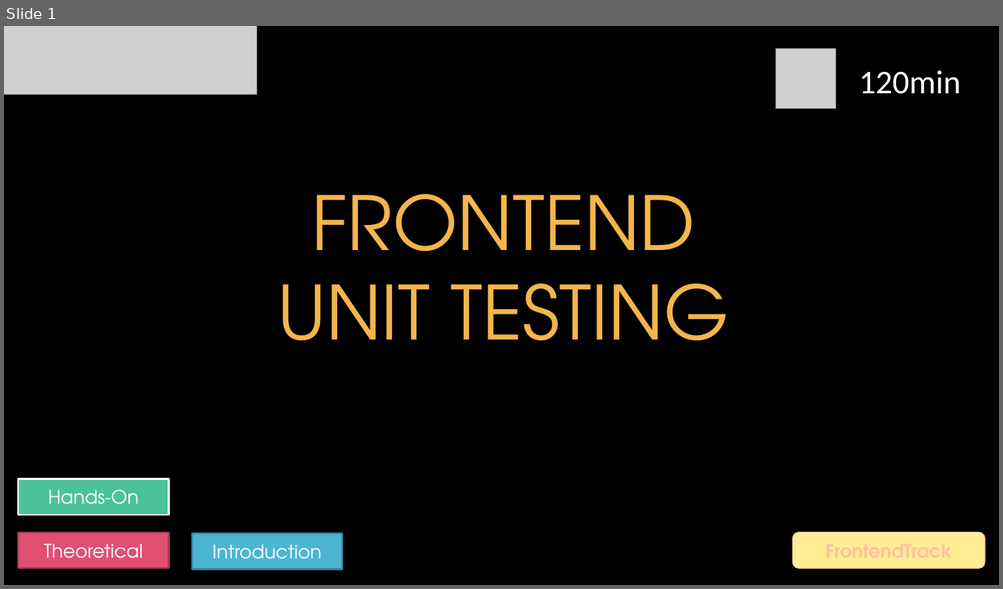
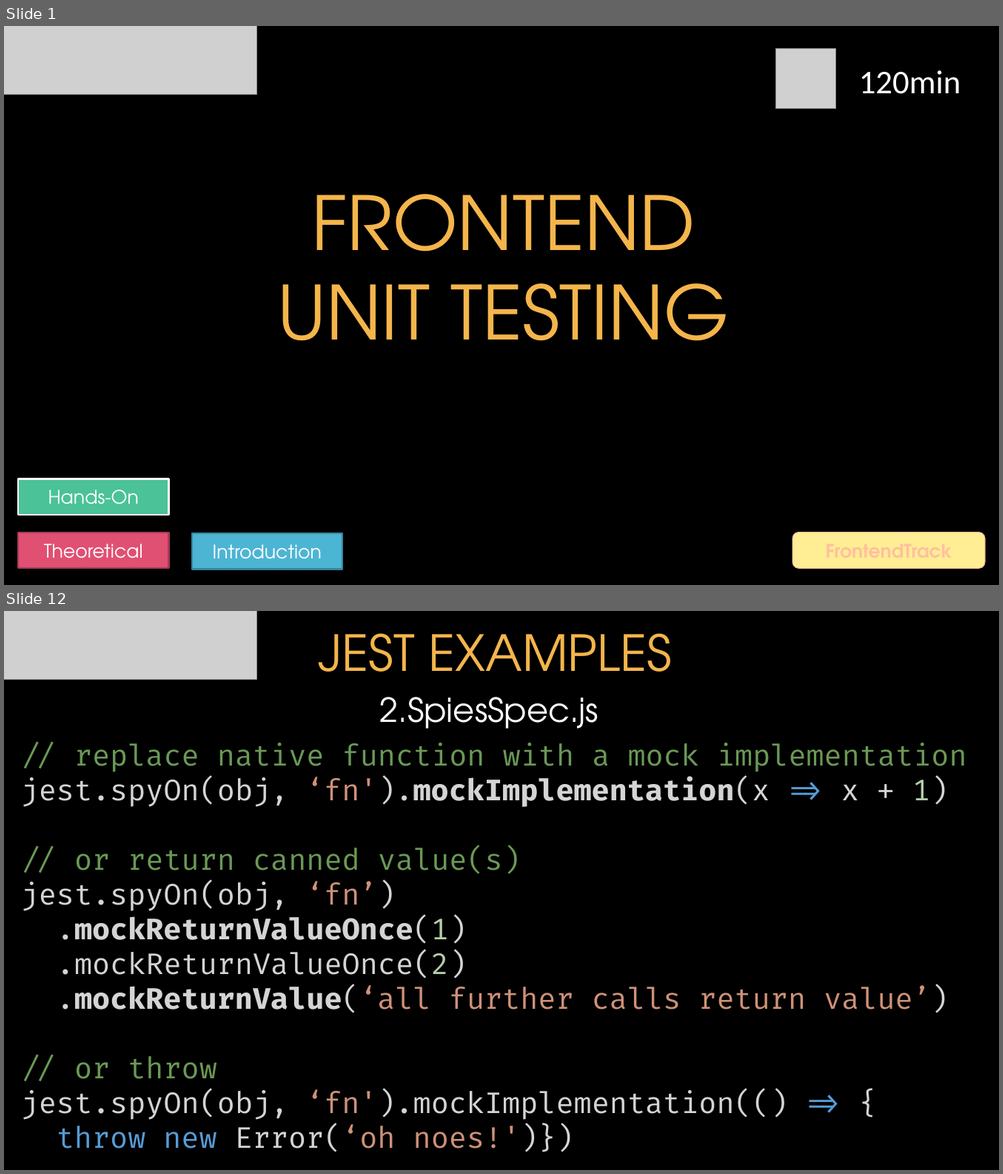
Before and after one commit to itenium-be/Frontend-UnitTesting, a slide deck: Frontend-UnitTesting.pptx. Shown one above the other, each under a label of ours: slide 1 before the commit, slides 1 and 12 after it; the slides between them are not shown. The pictures are 1003x589 and 1003x1174 pixels, drawn with LibreOffice and Linux fonts; fonts in the diff are those of the drawing; grey boxes stand for pictures; background and template pictures are left out. Boxes give left, top, right and bottom in pixels: in the first picture for what was removed or moved away, otherwise in the second. Text is boxed around its words. In the diff, an @@ line names an element or a change of style, - is before the commit and + after.

Commit message:
update pptx - part 1 Jest

```diff
--- a/Frontend-UnitTesting.pptx
+++ b/Frontend-UnitTesting.pptx
@@ slide 12 added at (4,611,999,1170), background picture (left out) @@
@@ picture added at (4,611,256,680) @@
@@ title added at (318,633,671,672), 48 pt, text #F4B54B @@
+JEST EXAMPLES
@@ text added at (380,697,598,729), 32 pt, text #FFFFFF @@
+2.SpiesSpec.js
@@ text added at (21,743,967,1153), 28 pt, text #D4D4D4 @@
+// replace native function with a mock implementation
+jest.spyOn(obj, ‘fn').mockImplementation(x => x + 1)
+// or return canned value(s)
+jest.spyOn(obj, ‘fn’)
+.mockReturnValueOnce(1)
+.mockReturnValueOnce(2)
+.mockReturnValue(‘all further calls return value’)
+// or throw
+jest.spyOn(obj, ‘fn').mockImplementation(() => {
+throw new Error(‘oh noes!')})
```
Also in this commit, not shown: 1 slide changed, 23 other slides added.
